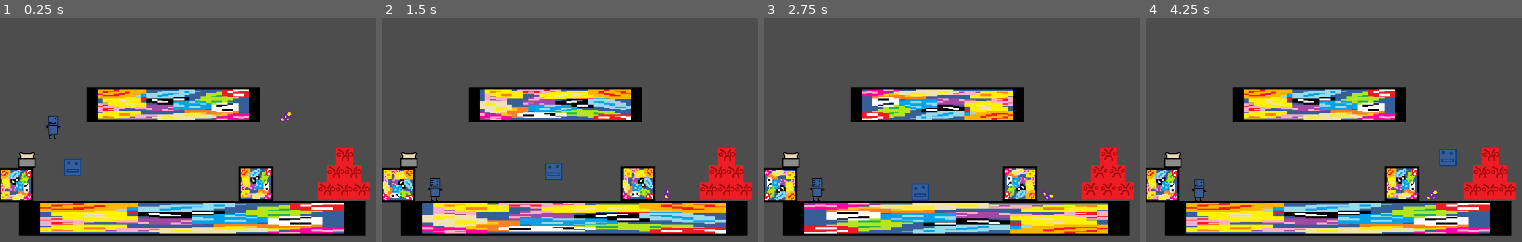
Above: before the commit, frames 1-4 (left to right).
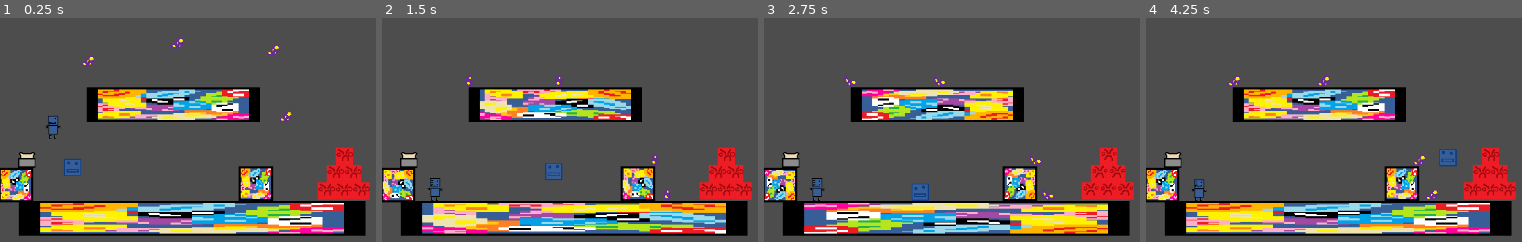
Above: after the commit, the same moments.

Repository: Ksawex4/Block-Jumper-Godot
Game: Godot game, scene res://Scenes/test_room.tscn
The game is run twice, just before and just after one commit, with the same random seed, the same clock (stepped at 60 frames per second) and the same inputs.
Inputs:
- Up to frame 1 (0.25 s): no input
- Up to frame 2 (1.5 s): hold D (FencyRight) from 0.53 s (still down); tap W (FencyJump) at 0.77 s
- Up to frame 3 (2.75 s): tap W (FencyJump) at 1.52 s; release D (FencyRight) at 2.03 s; hold A (FencyLeft) from 2.03 s (still down)
- Up to frame 4 (4.25 s): release A (FencyLeft) at 2.78 s; hold D (FencyRight) from 2.78 s (still down); tap W (FencyJump) at 3.02, 3.77 s

The runs differ from the first frame. In frame 1, 0.3% of the frame differs, in the area x 21-75%, y 8-22%; in frame 2, 0.2%; in frame 3, 0.3%; in frame 4, 0.3%.

Commit message:
added some objects to test room

Diff:
--- a/Scenes/test_room.tscn
+++ b/Scenes/test_room.tscn
@@ -52,3 +52,12 @@
 
 [node name="Bean" parent="." instance=ExtResource("6_548gw")]
 position = Vector2(411, 126)
+
+[node name="Bean2" parent="." instance=ExtResource("6_548gw")]
+position = Vector2(255, 20)
+
+[node name="Bean3" parent="." instance=ExtResource("6_548gw")]
+position = Vector2(393, 30)
+
+[node name="Bean4" parent="." instance=ExtResource("6_548gw")]
+position = Vector2(126, 46)
